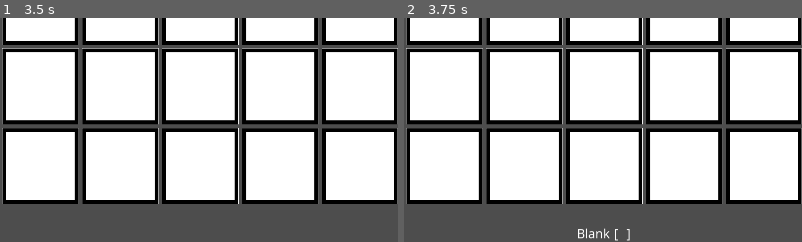
Above: before the commit, frames 1-2 (left to right).
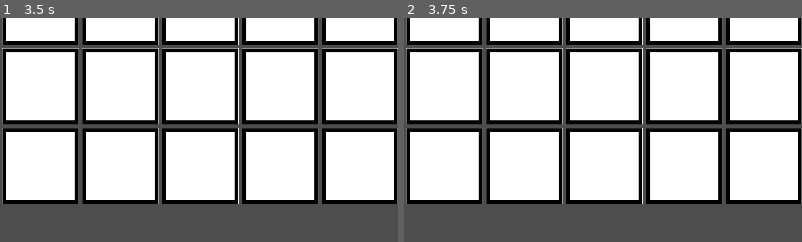
Above: after the commit, the same moments.

Repository: H2ofiremaster/Simple-Automata-Godot
Game: Godot game, scene res://scenes/main.tscn
The game is run twice, just before and just after one commit, with the same random seed, the same clock (stepped at 60 frames per second) and the same inputs.
Inputs (mouse positions are % of the whole screen's width and height, from its top left):
- Up to frame 1 (3.5 s): click "Start" at 0.5 s; click "Stop" at 1.25 s; click "Start" at 2 s; click "Step" at 2.75 s
- Up to frame 2 (3.75 s): click (30, 12) at 3.52 s
The pictures show only the part of the screen within x 25-75%, y 50-100%; the shares and areas given below are measured in that part.

Frame 1 is identical in both runs. In frame 2, 0.2% of the frame differs, in the area x 43-57%, y 93-100%.

Commit message:
Optimized 'refresh' method and cleaned up code

Diff:
--- a/resources/condition.gd
+++ b/resources/condition.gd
@@ -49,14 +49,13 @@
 			return "Numeric(%s = %s)" % [counts, pattern]
 	return "None"
 
-func matches(_cell: Cell, neighbors: Array[Cell], ruleset: Ruleset) -> bool:
+func matches(neighbors: Array[Cell]) -> bool:
 	match type:
 		ConditionType.NUMERIC:
 			var count: int = 0;
 			for neighbor in neighbors:
 				if pattern.matches(neighbor):
 					count += 1;
-			#print("Cell '%s' has '%d' matching neighbors. Needs '%s' Matches: %s" % [cell, count, counts, count in counts])
 			return count in counts;
 		ConditionType.DIRECTIONAL:
 			for direction: Direction in directions:
--- a/resources/rule.gd
+++ b/resources/rule.gd
@@ -15,7 +15,7 @@
 	if not input.matches(cell):
 		return cell;
 	for condition in conditions:
-		if not condition.matches(cell, grid.get_neighbors(index), ruleset):
+		if not condition.matches(grid.get_neighbors(index)):
 			return cell;
 	var new_cell := cell.clone();
 	if output.cell_name:
@@ -32,6 +32,7 @@
 	var rule := Rule.new();
 	rule.input = input.clone();
 	rule.output = output.clone();
+	@warning_ignore("unassigned_variable")
 	var new_conditions: Array[Condition];
 	new_conditions.assign(conditions.map(func(c: Condition) -> Condition: return c.clone()));
 	rule.conditions = new_conditions;
--- a/scripts/grid.gd
+++ b/scripts/grid.gd
@@ -29,9 +29,11 @@
 
 
 func fill_default() -> void:
+	for child in get_children():
+		child.queue_free();
 	for i in cells.size():
 		cells[i] = Cell.default(self);
-	refresh();
+		add_child(cells[i]);
 
 func next_generation() -> void:
 	var cell_count := cells.size();
@@ -50,7 +52,6 @@
 	refresh();
 
 func get_neighbors(index: int) -> Array[Cell]:
-	#warning-ignore:integer_division
 	var row := index / columns;
 	var column := index % columns;
 	return [
@@ -91,15 +92,15 @@
 	var cells_dict := {};
 	for cell in cells: cells_dict[cell] = true;
 	for child in current_children:
-		if child is Cell:
-			self.remove_child(child)
-			if child not in cells_dict:
-				child.queue_free();
-	for cell in cells:
-		self.add_child(cell);
-		if not cell.hovered_cell_updated.is_connected(_on_hovered_cell_updated):
-			cell.hovered_cell_updated.connect(_on_hovered_cell_updated);
-			cell.updated.connect(_on_cell_updated);
+		if child is Cell and child not in cells_dict:
+			var index := child.get_index();
+			child.queue_free();
+			self.remove_child(child);
+			var new_cell := cells[index];
+			self.add_child(new_cell);
+			self.move_child(new_cell, index);
+			new_cell.hovered_cell_updated.connect(_on_hovered_cell_updated);
+			new_cell.updated.connect(_on_cell_updated);
 
 
 func _on_hovered_cell_updated(cell: Cell) -> void:
--- a/scripts/number_condition_input.gd
+++ b/scripts/number_condition_input.gd
@@ -43,6 +43,7 @@
 	var stripped_text := _strip_text(new_text);
 	if stripped_text.length() != 1: return false;
 	var upper_bound := int(stripped_text);
+	@warning_ignore("unassigned_variable")
 	var numbers: Array[int];
 	numbers.assign(range(0, upper_bound + 1));
 	var number_format: String;
@@ -57,6 +58,7 @@
 	var stripped_text := _strip_text(new_text);
 	if stripped_text.length() != 1: return false;
 	var lower_bound := int(stripped_text);
+	@warning_ignore("unassigned_variable")
 	var numbers: Array[int];
 	numbers.assign(range(lower_bound, 9));
 	var number_format: String;
@@ -76,6 +78,7 @@
 	if prefix.length() != 1 or suffix.length() != 1: return false;
 	var lower_bound := int(prefix);
 	var upper_bound := int(suffix);
+	@warning_ignore("unassigned_variable")
 	var numbers: Array[int];
 	numbers.assign(range(lower_bound, upper_bound + 1) as Array[int]);
 	var number_format: String
